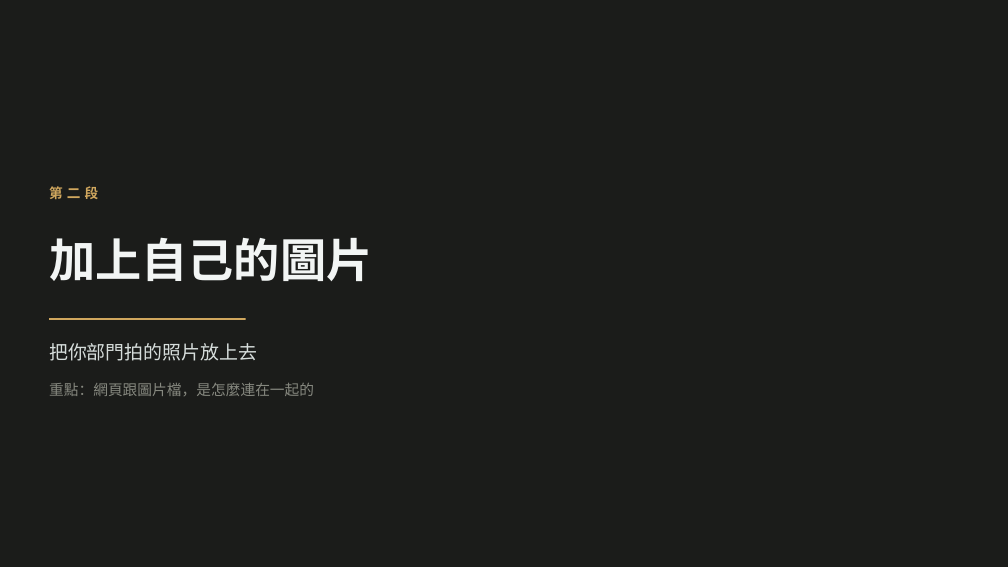
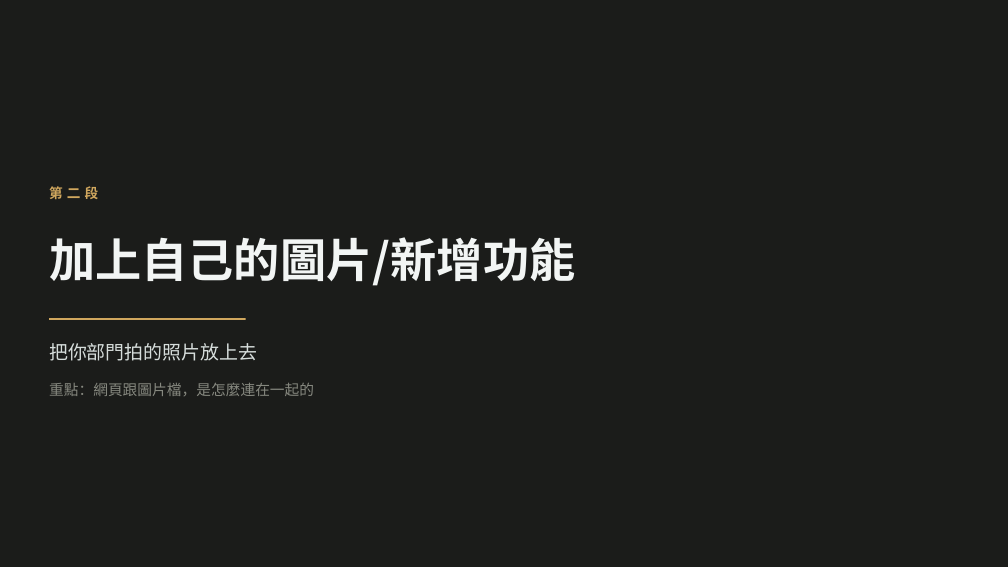
Before and after one commit to b39070566/architectureAiClass, a slide deck: slide 18 of slides/vibe-coding-workshop.pptx (slide 12 before the commit). Drawn at 1008x567 pixels with LibreOffice and Linux fonts; fonts in the diff are those of the drawing. Boxes give left, top, right and bottom in pixels: in the first picture for what was removed or moved away, otherwise in the second. Text is boxed around its words. In the diff, an @@ line names an element or a change of style, - is before the commit and + after.

```diff
--- a/slides/vibe-coding-workshop.pptx
+++ b/slides/vibe-coding-workshop.pptx
@@ text at <box>49,237,575,286</box>: text changed @@
-加上自己的圖片
+加上自己的圖片/新增功能
```
Also in this commit, not shown: 9 other slides changed, 26 slides added, 18 other files.
